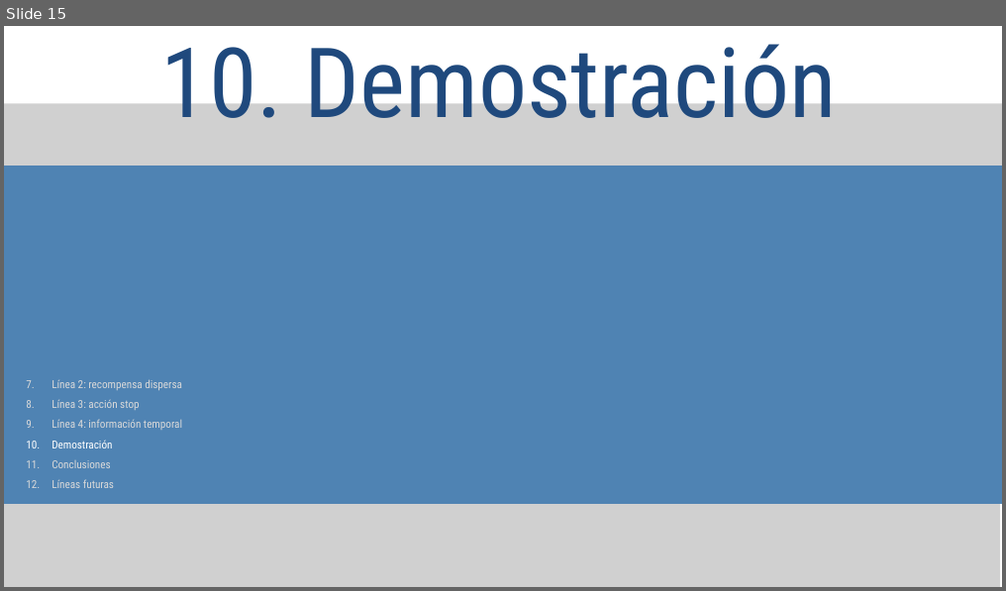
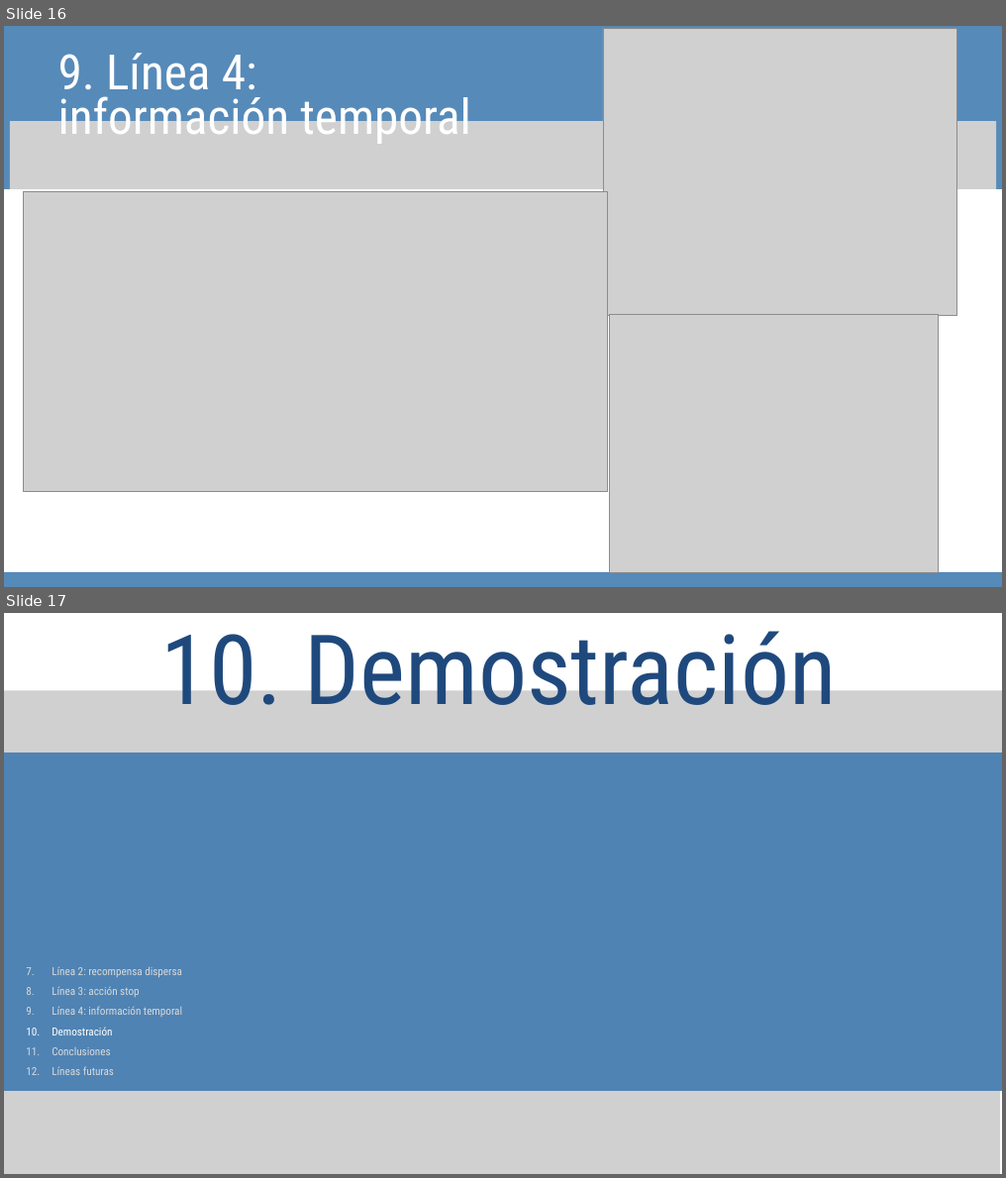
Before and after one commit to davidsolero/TFG-Coppelia-Reinforcement-Learning, a slide deck: redaccion/defensa/Presentación Trabajo Final Tesis Profesional Moderna Sencilla Azul .pptx. Shown one above the other, each under a label of ours: slide 15 before the commit, slides 16 and 17 after it. The pictures are 1006x591 and 1006x1178 pixels, drawn with LibreOffice and Linux fonts; fonts in the diff are those of the drawing; grey boxes stand for pictures. Boxes give left, top, right and bottom in pixels: in the first picture for what was removed or moved away, otherwise in the second. Text is boxed around its words. In the diff, an @@ line names an element or a change of style, - is before the commit and + after.

```diff
--- a/redaccion/defensa/Presentación Trabajo Final Tesis Profesional Moderna Sencilla Azul .pptx
+++ b/redaccion/defensa/Presentación Trabajo Final Tesis Profesional Moderna Sencilla Azul .pptx
@@ slide 16 added at [4, 26, 1002, 587], background #568AB9 @@
@@ text added at [58, 53, 471, 144], 70.3 pt, text #FFFFFF @@
+9. Línea 4: información temporal
@@ picture added at [603, 29, 956, 315] @@
@@ picture added at [10, 121, 996, 211] @@
@@ freeform shape added at [4, 189, 1002, 572], fill #FFFFFF @@
@@ picture added at [24, 191, 607, 492] @@
@@ picture added at [609, 315, 938, 573] @@
@@ what was slide 15 is now slide 17 @@
```
Also in this commit, not shown: 8 slides changed, 1 other slide added.
